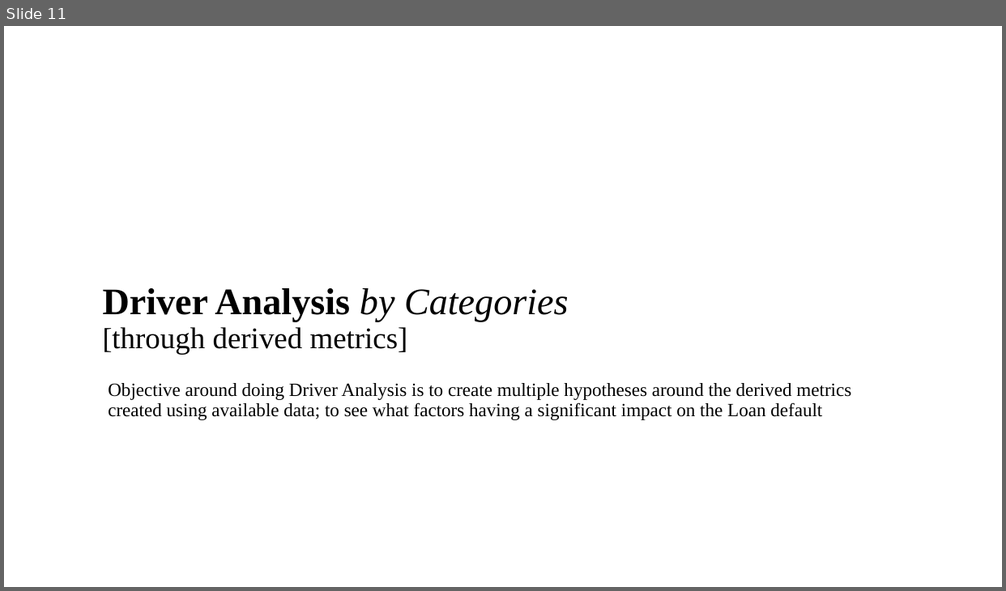
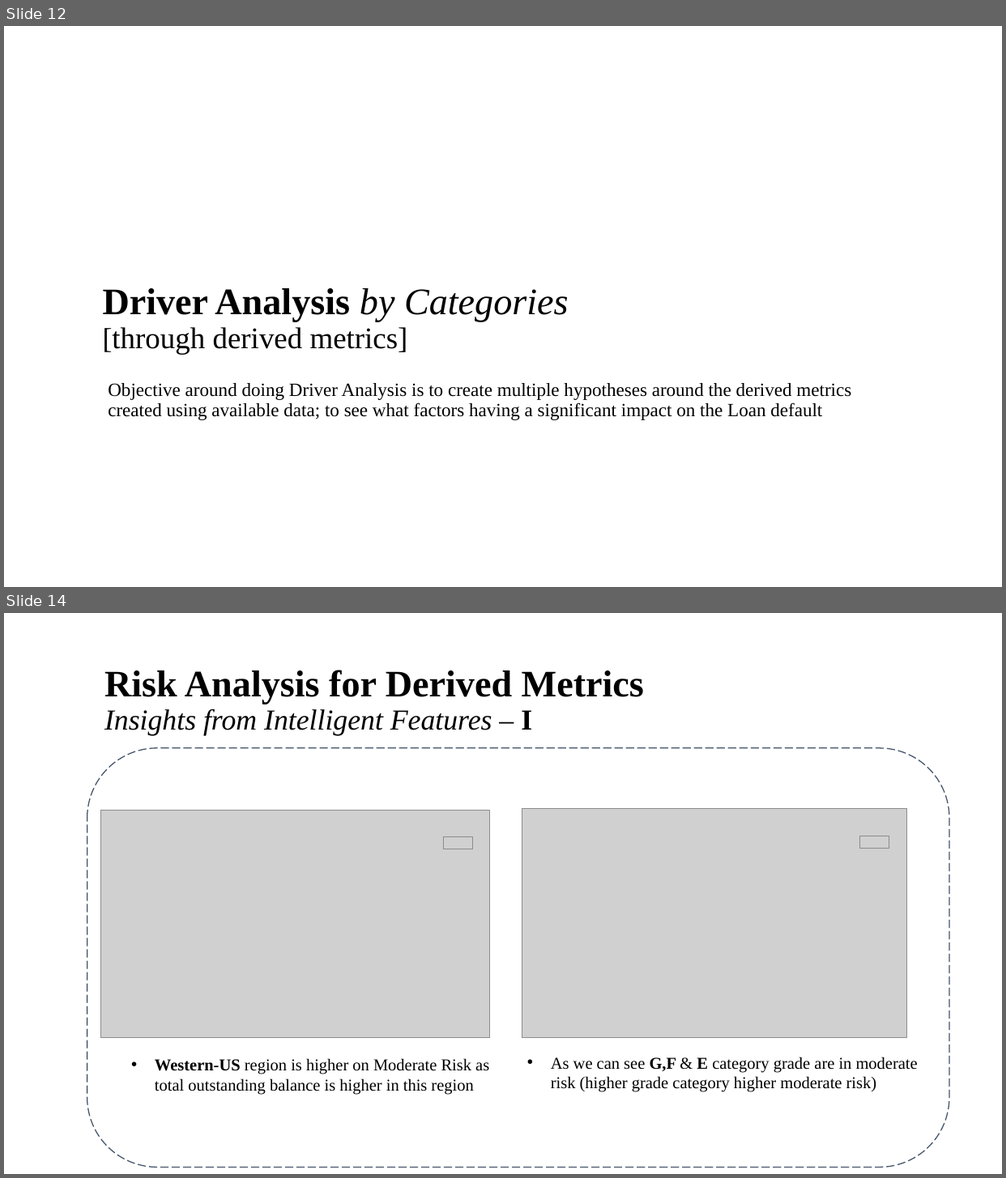
Before and after one commit to brijesh1100/P2-Gramener-Case-Study, a slide deck: Gramener_Case_Study_Presentation_SS.pptx. Shown one above the other, each under a label of ours: slide 11 before the commit, slides 12 and 14 after it; the slides between them are not shown. The pictures are 1006x591 and 1006x1178 pixels, drawn with LibreOffice and Linux fonts; fonts in the diff are those of the drawing; grey boxes stand for pictures; background and template pictures are left out. Boxes give left, top, right and bottom in pixels: in the first picture for what was removed or moved away, otherwise in the second. Text is boxed around its words. In the diff, an @@ line names an element or a change of style, - is before the commit and + after.

```diff
--- a/Gramener_Case_Study_Presentation_SS.pptx
+++ b/Gramener_Case_Study_Presentation_SS.pptx
@@ slide 14 added at (4,613,1002,1174), background #FFFFFF @@
@@ title added at (104,670,644,736), 27.9 pt, text #000000, italic @@
+Risk Analysis for Derived Metrics
+Insights from Intelligent Features – I
@@ rounded rectangle added at (87,748,949,1168), outline #44546A 1 pt dashed @@
@@ picture added at (100,811,489,1038) @@
@@ picture added at (522,808,907,1038) @@
@@ picture added at (444,837,473,849) @@
@@ picture added at (859,837,889,849) @@
@@ text added at (155,1059,489,1095), 16 pt, text #000000 @@
+• Western-US region is higher on Moderate Risk as total outstanding balance is higher in this region
@@ text added at (551,1057,918,1093), 16 pt, text #000000 @@
+• As we can see G,F & E category grade are in moderate risk (higher grade category higher moderate risk)
@@ what was slide 11 is now slide 12 @@
```
Also in this commit, not shown: 6 slides changed, 4 other slides added.
